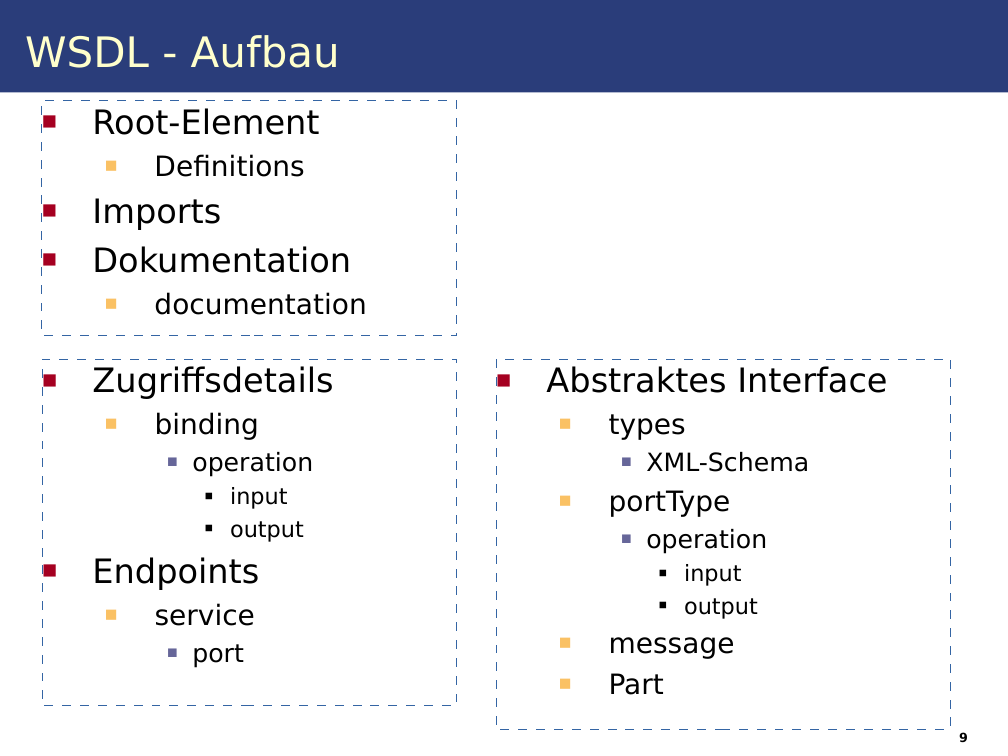
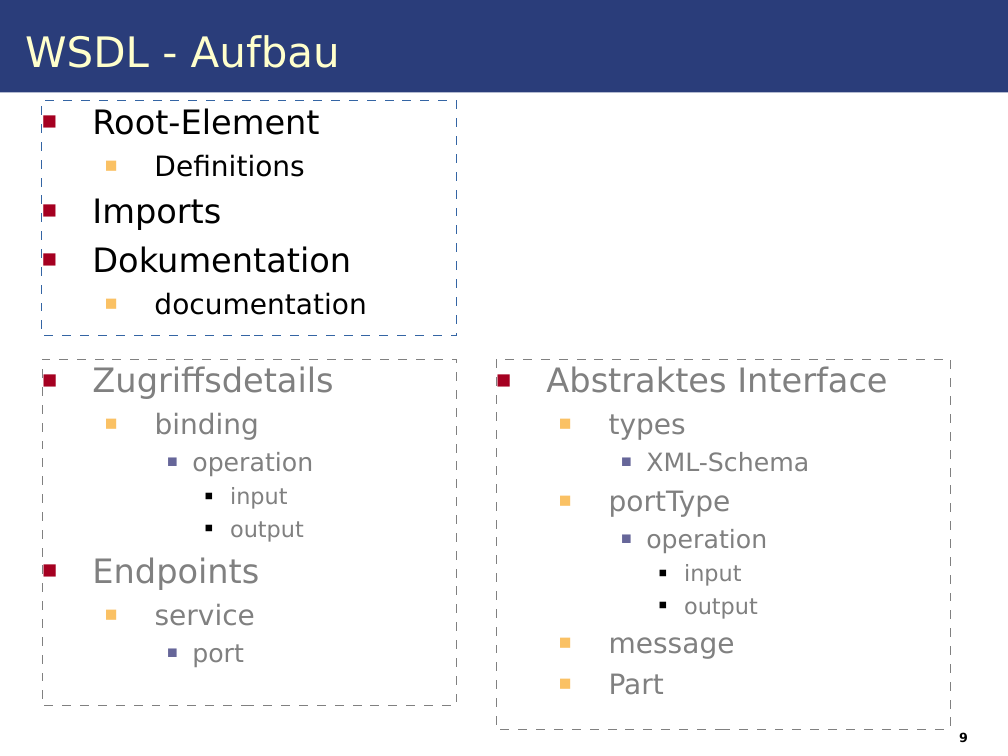
Before and after one commit to IAAS/decidr, a slide deck: slide 15 of seminars/rr/presentation/Web_Services.odp. Drawn at 1008x756 pixels with LibreOffice and Linux fonts; fonts in the diff are those of the drawing. Boxes give left, top, right and bottom in pixels: in the first picture for what was removed or moved away, otherwise in the second. Text is boxed around its words. In the diff, an @@ line names an element or a change of style, - is before the commit and + after.

```diff
--- a/seminars/rr/presentation/Web_Services.odp
+++ b/seminars/rr/presentation/Web_Services.odp
@@ text "Zugriffsdetails" at bbox=[42, 359, 457, 716]: text colour #000000 to #808080; outline #3465A4 0 pt to #808080 0 pt @@
@@ text "Abstraktes Interface" at bbox=[496, 359, 950, 739]: text colour #000000 to #808080; outline #3465A4 0 pt to #808080 0 pt @@
```
Also in this commit, not shown: 9 other slides changed, 5 slides added, 4 other files.
